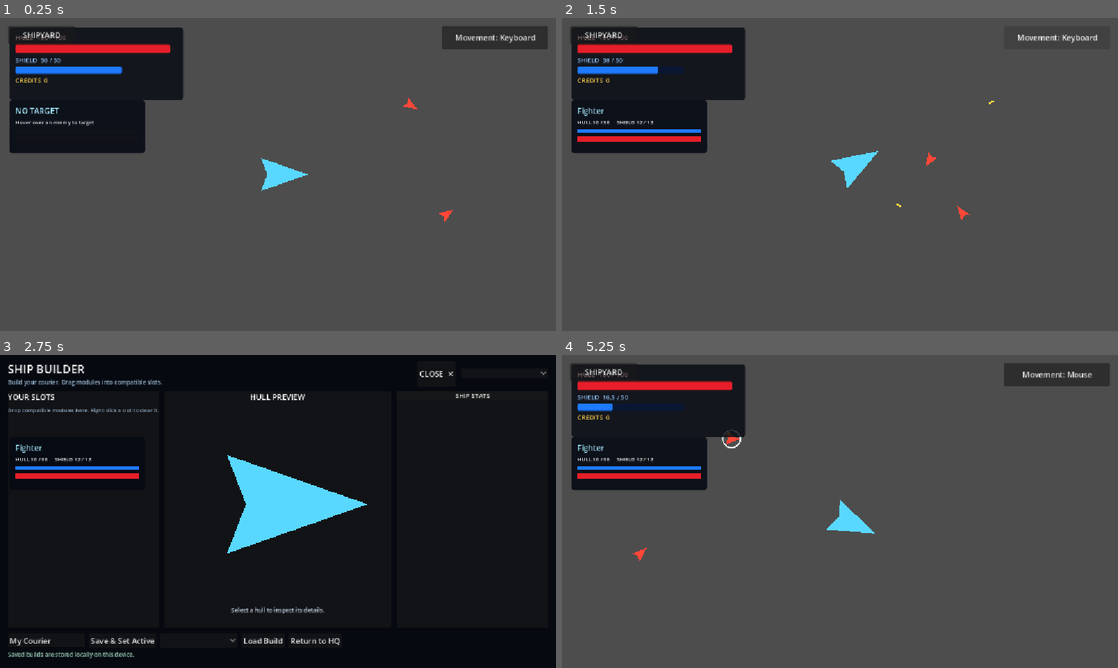
Above: before the commit, frames 1-4 (two rows, left to right).
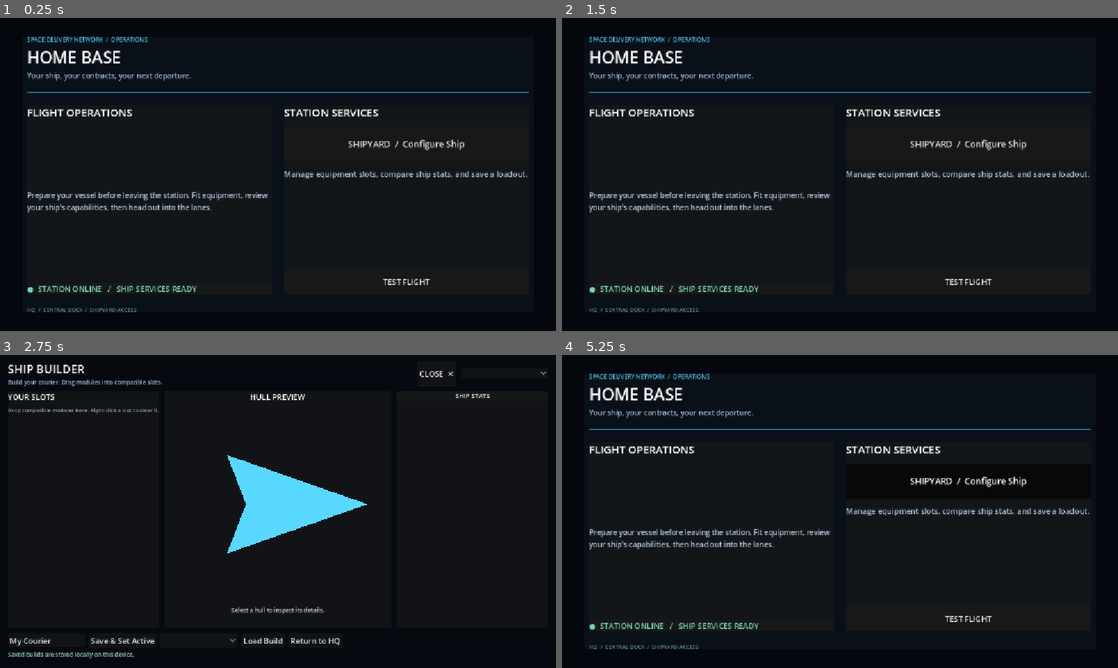
Above: after the commit, the same moments.

Repository: Bbran4/SpaceDelivery
Game: Godot game, scene res://scenes/hq.tscn
The game is run twice, just before and just after one commit, with the same random seed, the same clock (stepped at 60 frames per second) and the same inputs. Before the commit the project starts from res://scenes/tests/hud_test.tscn.
Inputs (mouse positions are in pixels of both pictures, inside the frame that each line leads up to):
- Up to frame 1 (0.25 s): no input
- Up to frame 2 (1.5 s): click (1056, 36) at 0.5 s, where only the run before the commit has a clickable "Movement: Keyboard"; click (1056, 36) at 1.25 s, where only the run before the commit has a clickable "Movement: Mouse"
- Up to frame 3 (2.75 s): click "SHIPYARD" (after the commit: "SHIPYARD / Configure Ship") at 2 s
- Up to frame 4 (5.25 s): click "Return to HQ" (after the commit: "TEST FLIGHT") at 2.75 s; click (1067, 373) at 3.52 s; click (878, 639) at 4.25 s, where only the run after the commit has a clickable "Return to HQ"; move the mouse to (962, 495) at 5.02 s; hold D (right) from 5.03 s (still down); hold Tab from 5.03 s (still down); click (962, 495) at 5.17 s

The runs differ from the first frame. In frame 1, 91% of the frame differs, in the area x 0-100%, y 0-100%; in frame 2, 92%; in frame 3, 0.8%; in frame 4, 92%.
Error in both runs: Invalid assignment of property or key 'visible' with value of type 'bool' on a base object of type 'null instance'. (res://scripts/ship_builder.gd:60)

Commit message:
Start game at HQ

Diff:
--- a/project.godot
+++ b/project.godot
@@ -11,7 +11,7 @@
 [application]
 
 config/name="SpaceDelivery"
-run/main_scene="res://scenes/tests/hud_test.tscn"
+run/main_scene="res://scenes/hq.tscn"
 config/features=PackedStringArray("4.7", "Forward Plus")
 config/icon="res://icon.svg"
 
